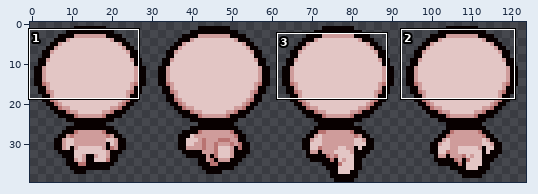
Sprite sheet: NavesL4/res/cain_up_disparando.png. The first picture is a wide view before the edit; the outline marks the close-up.
Close-up. Old version:
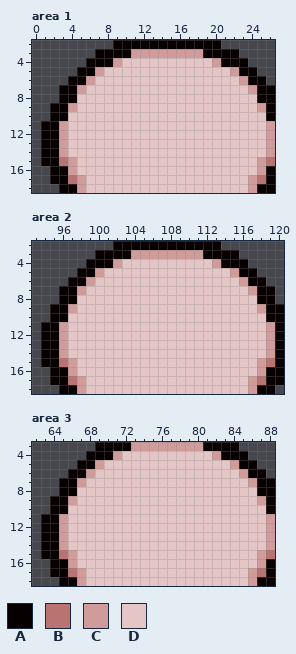
The file is 124x40 pixels. Shown: area 1: x 0..26, y 2..18; area 2: x 93..120, y 2..18; area 3: x 62..88, y 3..18. The commit also changed other parts of the picture, which this record leaves out.
Palette (. is transparent): A #080000  B #b97371  C #cf9c9b  D #e3c6c5
Pixels before, area 1, first column x 1:
 2 ........AAAAAAAAAAAA......
 3 ......AAAACCCCCCCCAAAA....
 4 .....AAACDDDDDDDDDDCAAA...
 5 ....AACDDDDDDDDDDDDDDCAA..
 6 ...AACDDDDDDDDDDDDDDDDCAA.
 7 ..AACDDDDDDDDDDDDDDDDDDCAA
 8 ..AADDDDDDDDDDDDDDDDDDDDAA
 9 .AACDDDDDDDDDDDDDDDDDDDDCA
10 .AADDDDDDDDDDDDDDDDDDDDDDA
11 AACDDDDDDDDDDDDDDDDDDDDDDC
12 AACDDDDDDDDDDDDDDDDDDDDDDC
13 AACDDDDDDDDDDDDDDDDDDDDDDC
14 AACDDDDDDDDDDDDDDDDDDDDDDC
15 AABCDDDDDDDDDDDDDDDDDDDDCB
16 .AACDDDDDDDDDDDDDDDDDDDDCA
17 .AABCDDDDDDDDDDDDDDDDDDCBA
18 ..AACDDDDDDDDDDDDDDDDDDCAA
Pixels before, area 2, first column x 94:
 2 ........AAAAAAAAAAAA.......
 3 ......AAAACCCCCCCCAAAA.....
 4 .....AAACDDDDDDDDDDCAAA....
 5 ....AACDDDDDDDDDDDDDDCAA...
 6 ...AACDDDDDDDDDDDDDDDDCAA..
 7 ..AACDDDDDDDDDDDDDDDDDDCAA.
 8 ..AADDDDDDDDDDDDDDDDDDDDAA.
 9 .AACDDDDDDDDDDDDDDDDDDDDCAA
10 .AADDDDDDDDDDDDDDDDDDDDDDAA
11 AACDDDDDDDDDDDDDDDDDDDDDDCA
12 AACDDDDDDDDDDDDDDDDDDDDDDCA
13 AACDDDDDDDDDDDDDDDDDDDDDDCA
14 AACDDDDDDDDDDDDDDDDDDDDDDCA
15 AABCDDDDDDDDDDDDDDDDDDDDCBA
16 .AACDDDDDDDDDDDDDDDDDDDDCAA
17 .AABCDDDDDDDDDDDDDDDDDDCBAA
18 ..AACDDDDDDDDDDDDDDDDDDCAA.
Pixels before, area 3, first column x 63:
 3 ......AAAACCCCCCCCAAAA....
 4 .....AAACDDDDDDDDDDCAAA...
 5 ....AACDDDDDDDDDDDDDDCAA..
 6 ...AACDDDDDDDDDDDDDDDDCAA.
 7 ..AACDDDDDDDDDDDDDDDDDDCAA
 8 ..AADDDDDDDDDDDDDDDDDDDDAA
 9 .AACDDDDDDDDDDDDDDDDDDDDCA
10 .AADDDDDDDDDDDDDDDDDDDDDDA
11 AACDDDDDDDDDDDDDDDDDDDDDDC
12 AACDDDDDDDDDDDDDDDDDDDDDDC
13 AACDDDDDDDDDDDDDDDDDDDDDDC
14 AACDDDDDDDDDDDDDDDDDDDDDDC
15 AABCDDDDDDDDDDDDDDDDDDDDCB
16 .AACDDDDDDDDDDDDDDDDDDDDCA
17 .AABCDDDDDDDDDDDDDDDDDDCBA
18 ..AACDDDDDDDDDDDDDDDDDDCAA
After the commit:
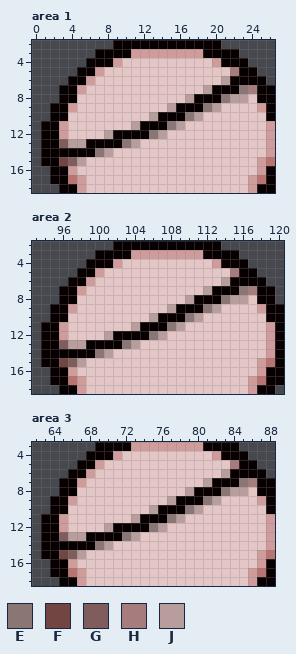
Colours new in this view: E #8b7676  F #724543  G #7f5d5d  H #a77c7c  J #b79e9d
Changes in this commit:
{"where": "area 1"}
{"y":5,"x":22,"old":"C","new":"H"}
{"y":6,"x":21,"old":"DDC","new":"JAA"}
{"y":7,"x":19,"old":"DDDDDC","new":"JAAAEH"}
{"y":8,"x":17,"old":"DDDDDDD","new":"JAAAEJJ"}
{"y":9,"x":15,"old":"DDDDDD","new":"JAAAEJ"}
{"y":10,"x":13,"old":"DDDDDD","new":"JAAAEJ"}
{"y":11,"x":11,"old":"DDDDDD","new":"JAAAEJ"}
{"y":12,"x":8,"old":"DDDDDDD","new":"JAAAAEJ"}
{"y":13,"x":3,"old":"CDDDDDDDD","new":"GJJAAAAEJ"}
{"y":14,"x":3,"old":"CDDDDD","new":"AAAAEJ"}
{"y":15,"x":3,"old":"BCD","new":"FGJ"}
{"where": "area 2"}
{"y":5,"x":115,"old":"C","new":"H"}
{"y":6,"x":114,"old":"DDC","new":"JAA"}
{"y":7,"x":112,"old":"DDDDDC","new":"JAAAEH"}
{"y":8,"x":110,"old":"DDDDDDD","new":"JAAAEJJ"}
{"y":9,"x":108,"old":"DDDDDD","new":"JAAAEJ"}
{"y":10,"x":106,"old":"DDDDDD","new":"JAAAEJ"}
{"y":11,"x":104,"old":"DDDDDD","new":"JAAAEJ"}
{"y":12,"x":101,"old":"DDDDDDD","new":"JAAAAEJ"}
{"y":13,"x":96,"old":"CDDDDDDDD","new":"GJJAAAAEJ"}
{"y":14,"x":96,"old":"CDDDDD","new":"AAAAEJ"}
{"y":15,"x":96,"old":"BCD","new":"FGJ"}
{"where": "area 3"}
{"y":5,"x":84,"old":"C","new":"H"}
{"y":6,"x":83,"old":"DDC","new":"JAA"}
{"y":7,"x":81,"old":"DDDDDC","new":"JAAAEH"}
{"y":8,"x":79,"old":"DDDDDDD","new":"JAAAEJJ"}
{"y":9,"x":77,"old":"DDDDDD","new":"JAAAEJ"}
{"y":10,"x":75,"old":"DDDDDD","new":"JAAAEJ"}
{"y":11,"x":73,"old":"DDDDDD","new":"JAAAEJ"}
{"y":12,"x":70,"old":"DDDDDDD","new":"JAAAAEJ"}
{"y":13,"x":65,"old":"CDDDDDDDD","new":"GJJAAAAEJ"}
{"y":14,"x":65,"old":"CDDDDD","new":"AAAAEJ"}
{"y":15,"x":65,"old":"BCD","new":"FGJ"}
{"label":"changed","picture_box":[59,67,257,166]}
{"label":"changed","picture_box":[59,268,257,367]}
{"label":"changed","picture_box":[59,460,257,559]}
